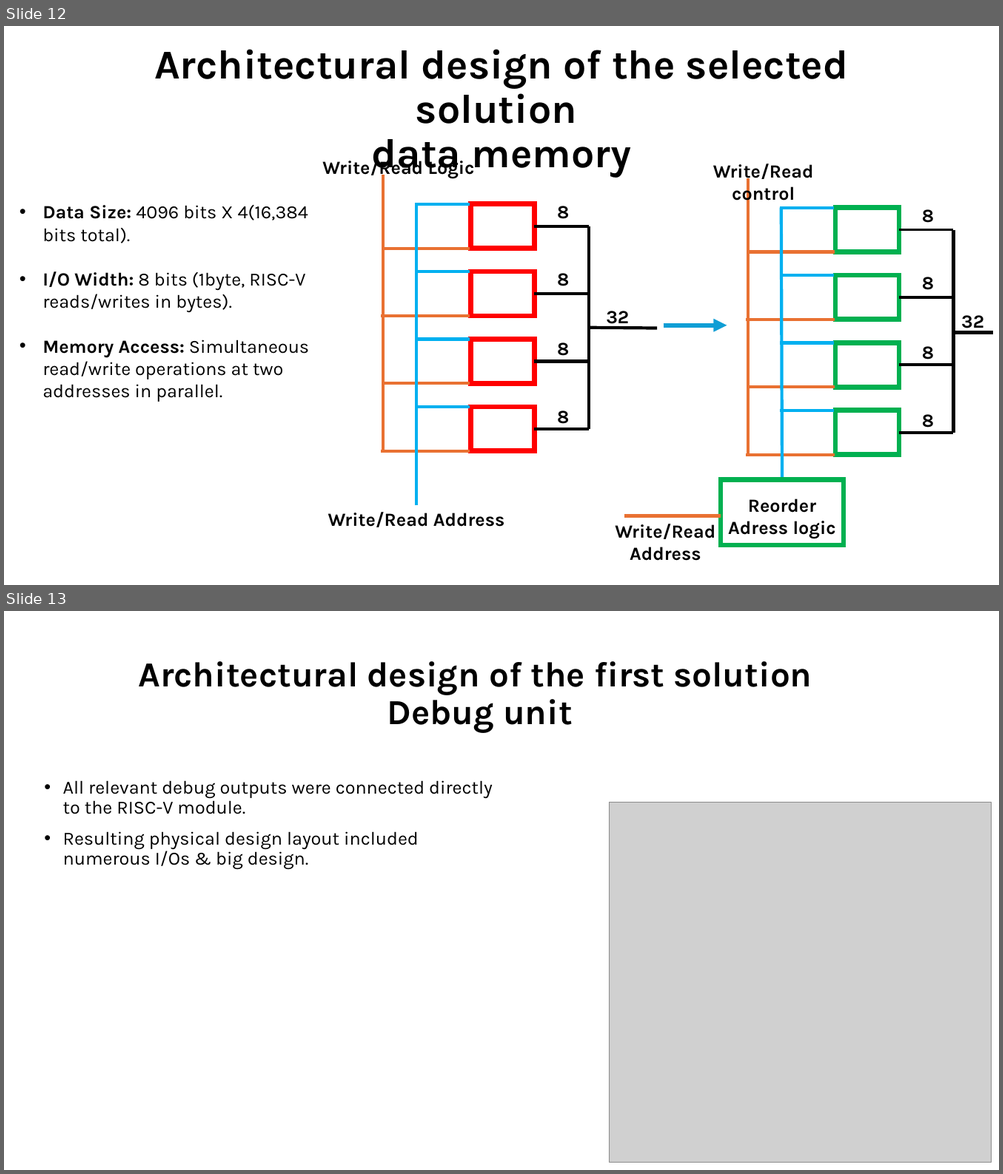
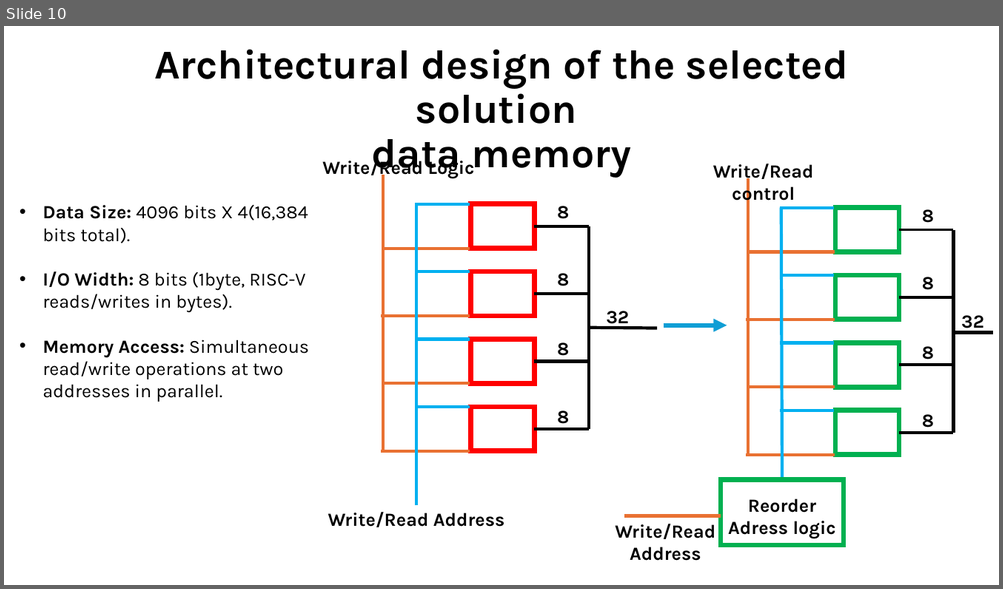
Before and after one commit to muhammad0bi/044169_project_B, a slide deck: Presintaions and Reports/Final presntaion VLSI.pptx. Shown one above the other, each under a label of ours: slides 12 and 13 before the commit, slide 10 after it. The pictures are 1003x1174 and 1003x589 pixels, drawn with LibreOffice and Linux fonts; fonts in the diff are those of the drawing; grey boxes stand for pictures. Boxes give left, top, right and bottom in pixels: in the first picture for what was removed or moved away, otherwise in the second. Text is boxed around its words. In the diff, an @@ line names an element or a change of style, - is before the commit and + after.

```diff
--- a/Presintaions and Reports/Final presntaion VLSI.pptx
+++ b/Presintaions and Reports/Final presntaion VLSI.pptx
@@ slide 13 removed at bbox=[4, 611, 999, 1170], background #FFFFFF @@
@@ title removed at bbox=[138, 661, 812, 733] @@
-Architectural design of the first solution
-Debug unit
@@ text removed at bbox=[63, 780, 492, 869] @@
-• All relevant debug outputs were connected directly to the RISC-V module.
-• Resulting physical design layout included numerous I/Os & big design.
@@ picture removed at bbox=[609, 803, 991, 1163] @@
@@ what was slide 12 is now slide 10 @@
```
Also in this commit, not shown: 5 slides changed, 2 other slides removed.
